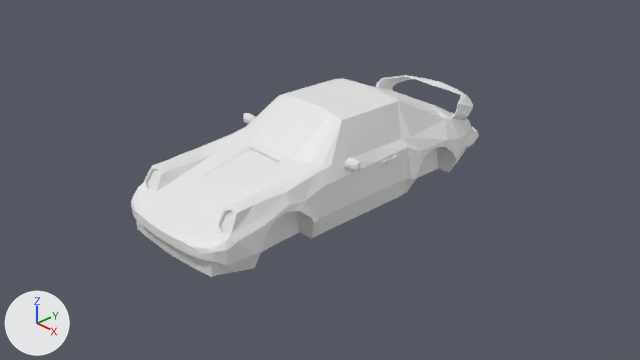
A saved change to the Blender file car2.blend.
One viewpoint serves both versions: the file's camera 'Camera'. The axes (+X, +Y, +Z) are drawn at lower left. The lights are the same throughout.

Before the edit, the objects in view are built like this:
```python
me_cube_005 = bpy.data.meshes.new('Cube.005')
me_cube_005.from_pydata(...)  # 560 vertices, 500 faces; spans x 0.0..1.04, y -2.39..2.4, z -0.24..1.03
ob_cube = bpy.data.objects.new('Cube', me_cube_005)
ob_cube.location = (0.0, 0.0, 0.0)
_m = ob_cube.modifiers.new('Mirror', 'MIRROR')
_m.use_clip = True
```
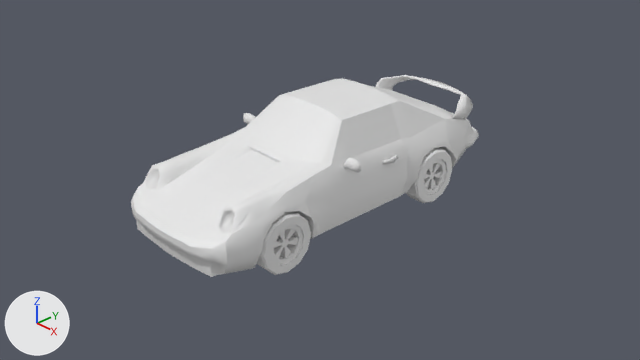
Pixel boxes [x1, y1, x2, y2] of what changed, in the pictures (640 x 360 px):
'Cube.001', added
    after: [256, 211, 311, 275]
'Cube.002', added
    after: [406, 147, 452, 203]
part 1 of me_cube_005, shading changed
    both: [131, 75, 479, 277]

Edits to the bpy script that builds the scene:
```text
Change me_cube_005:
    where me_cube_005.from_pydata(...)  # 560 vertices, 500 faces; spans x 0.0..1.04, y -2.39..2.4, z -0.24..1.03
    used by ob_cube; location = (0.0, 0.0, 0.0)
    me_cube_005 part 1: edges marked sharp go from 0 to 203
Add me_cube_001:
    me_cube_001.from_pydata(...)  # 234 vertices, 236 faces; spans x -0.132..0.132, y -1.734..-0.997, z -0.425..0.312
Add ob_cube_002:
    ob_cube_002 = bpy.data.objects.new('Cube.002', me_cube_001)
    ob_cube_002.location = (0.814, 2.511, -0.018)
Add ob_cube_001:
    ob_cube_001 = bpy.data.objects.new('Cube.001', me_cube_001.copy())
    ob_cube_001.location = (0.814, 0.0, -0.008)
```
